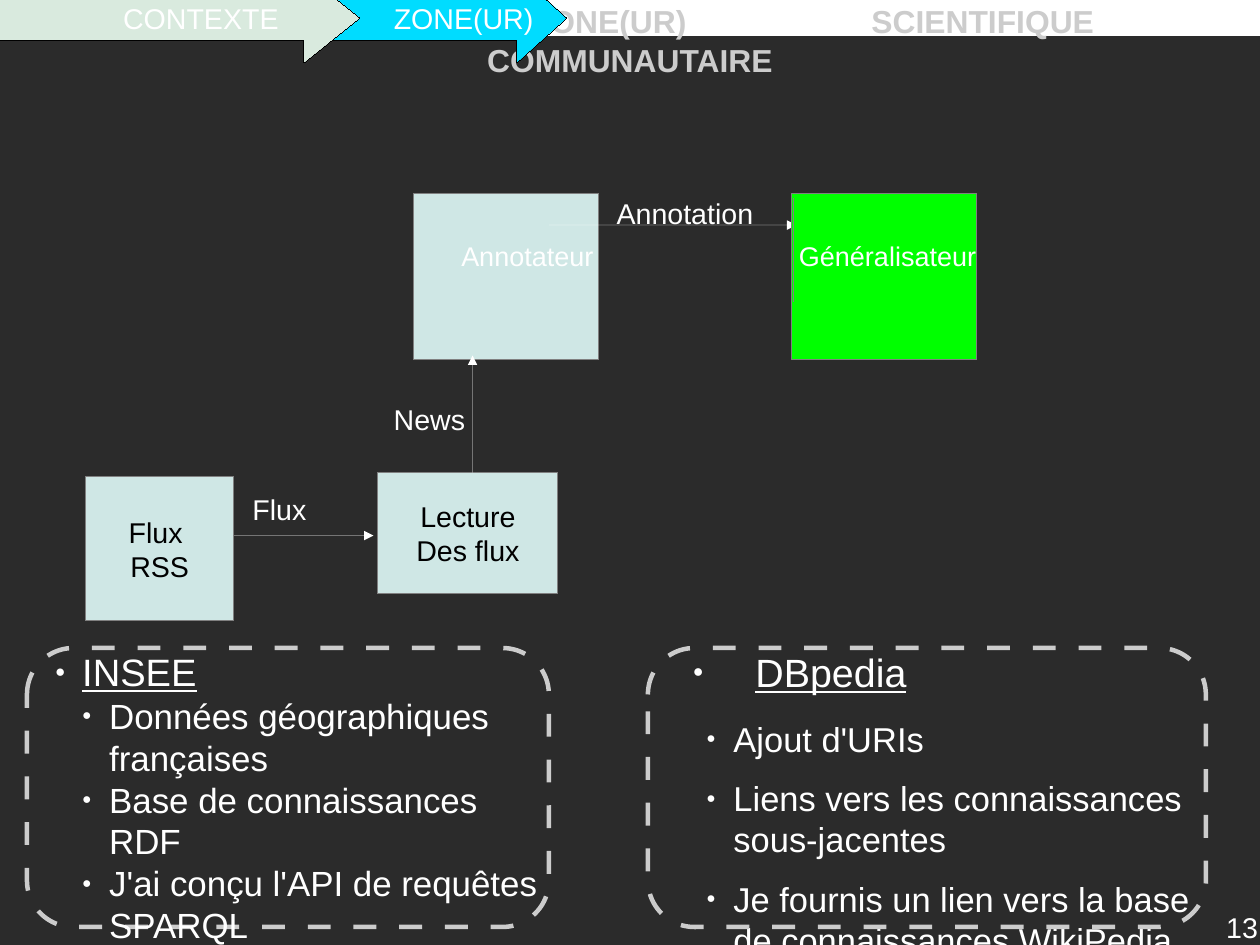
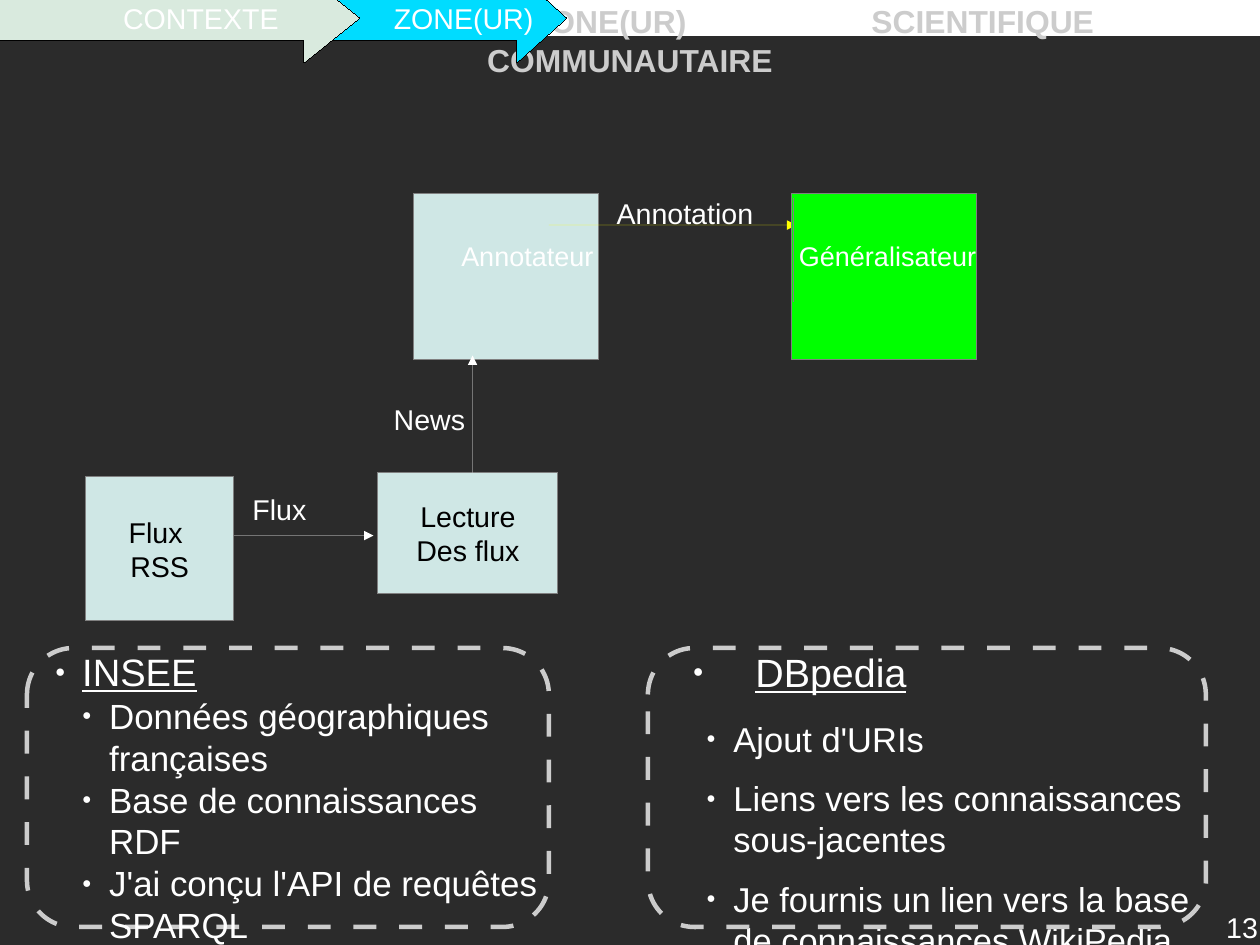
Before and after one commit to descl/ZONE, a slide deck: slide 13 of Rapport/presentation.odp. Drawn at 1260x945 pixels with LibreOffice and Linux fonts; fonts in the diff are those of the drawing; background and template pictures are left out; a plain dark background stands for a picture behind light text. Boxes give left, top, right and bottom in pixels: in the first picture for what was removed or moved away, otherwise in the second. Text is boxed around its words. In the diff, an @@ line names an element or a change of style, - is before the commit and + after.

```diff
--- a/Rapport/presentation.odp
+++ b/Rapport/presentation.odp
@@ arrow (549, 225) - (797, 225): stroke #FFFFFF 0 pt to #FFFF00 0 pt @@
```
Also in this commit, not shown: 17 other slides changed, 2 slides added, 3 slides removed, 4 other files.
